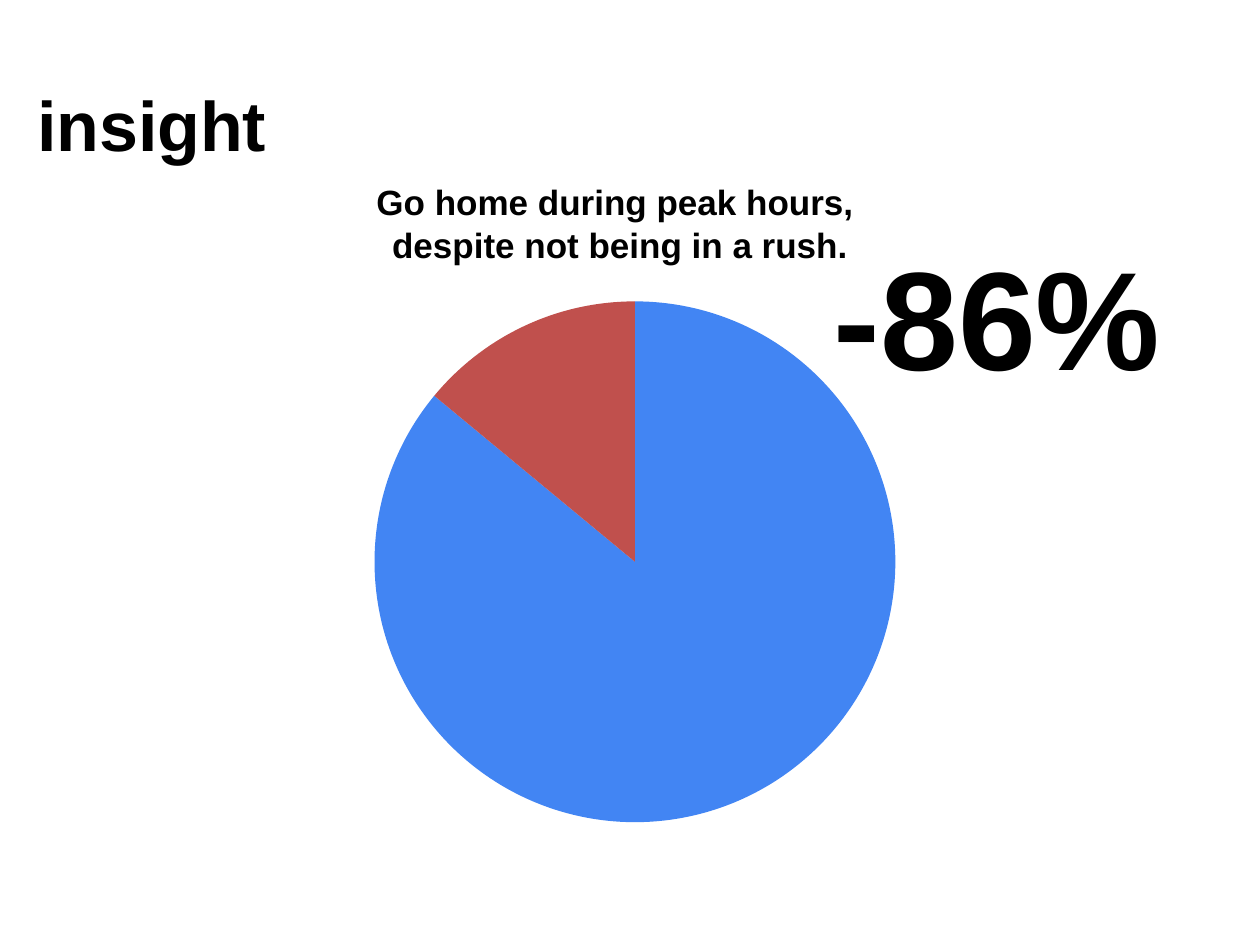
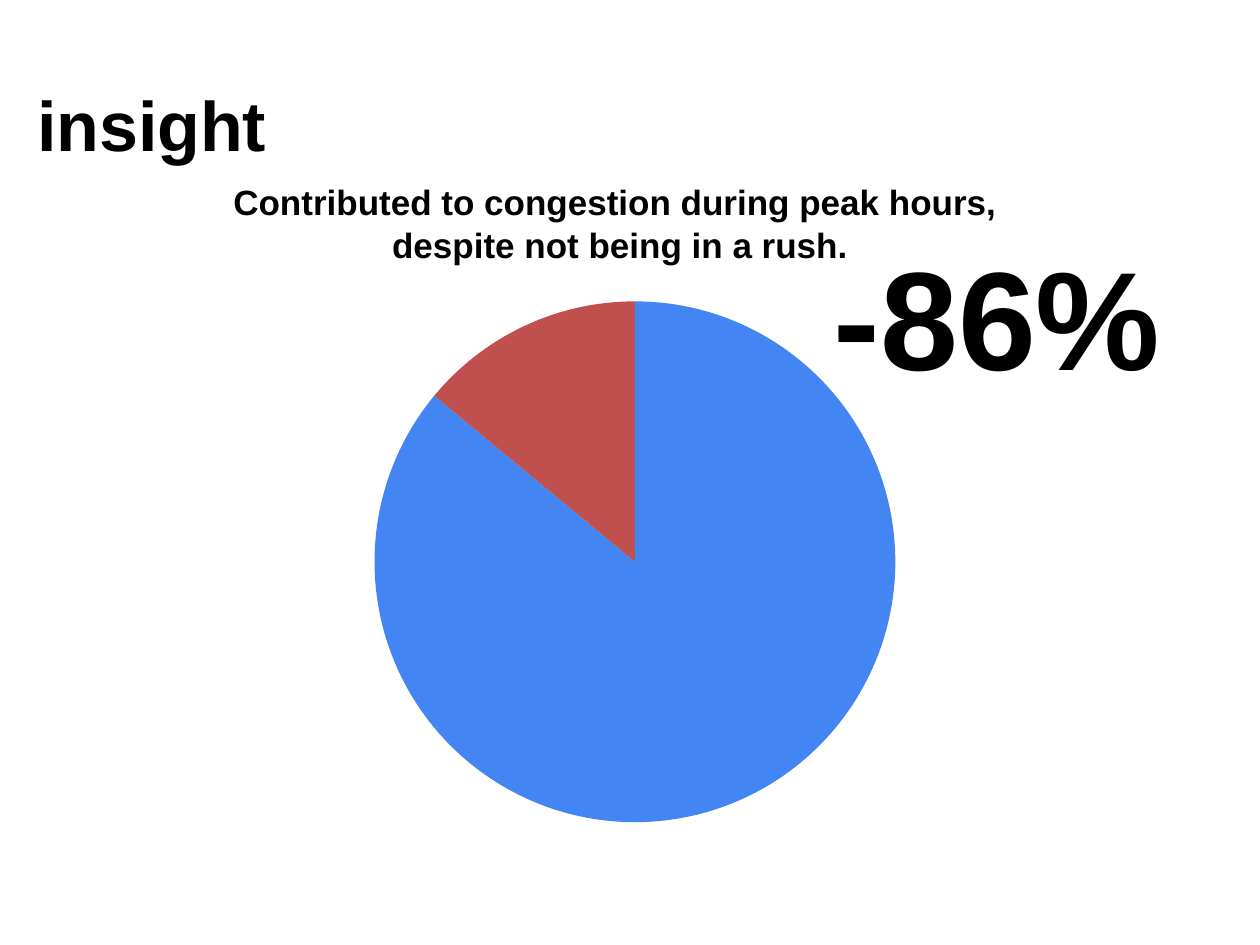
Before and after one commit to riehseun/RushHour, a slide deck: slide 4 of Presentation.pptx. Drawn at 1260x945 pixels with LibreOffice and Linux fonts; fonts in the diff are those of the drawing. Boxes give left, top, right and bottom in pixels: in the first picture for what was removed or moved away, otherwise in the second. Text is boxed around its words. In the diff, an @@ line names an element or a change of style, - is before the commit and + after.

Commit message:
updating presentation slide

```diff
--- a/Presentation.pptx
+++ b/Presentation.pptx
@@ text at bbox=[233, 189, 996, 222]: text changed @@
-Go home during peak hours,
+Contributed to congestion during peak hours,
```
Also in this commit, not shown: 1 slide added, 3 slides removed.
